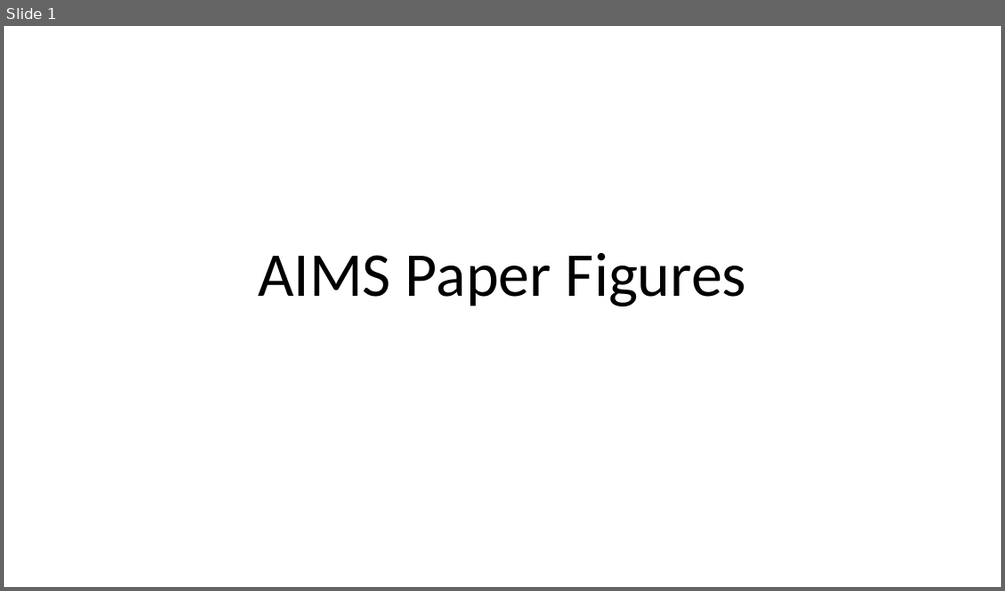
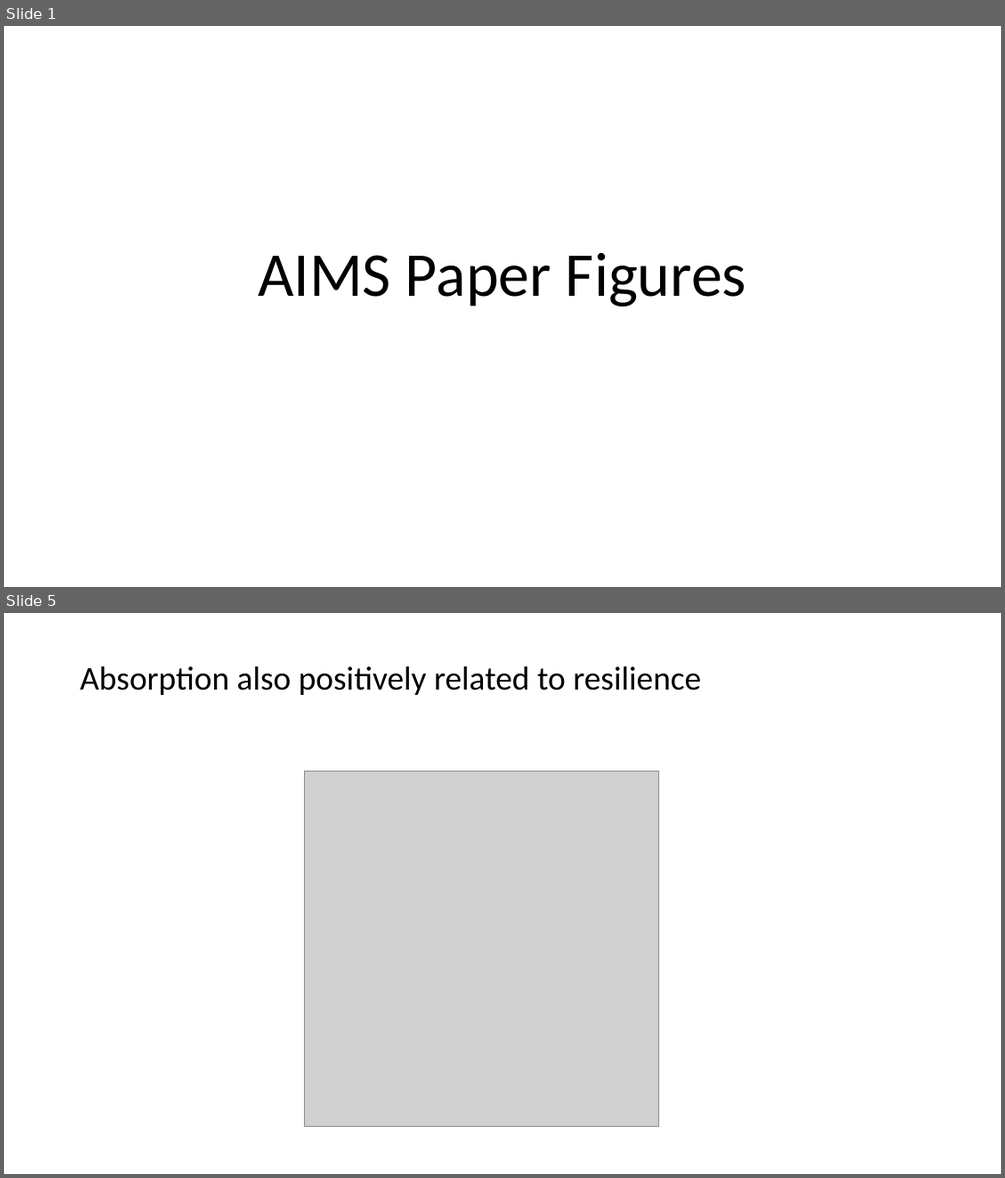
Before and after one commit to njk2136/TEAM, a slide deck: figures/AIMS_paper/AIMS_paperfigures.pptx. Shown one above the other, each under a label of ours: slide 1 before the commit, slides 1 and 5 after it; the slides between them are not shown. The pictures are 1005x591 and 1005x1178 pixels, drawn with LibreOffice and Linux fonts; fonts in the diff are those of the drawing; grey boxes stand for pictures. Boxes give left, top, right and bottom in pixels: in the first picture for what was removed or moved away, otherwise in the second. Text is boxed around its words. In the diff, an @@ line names an element or a change of style, - is before the commit and + after.

Commit message:
adding figures to slide deck for AIMS

```diff
--- a/figures/AIMS_paper/AIMS_paperfigures.pptx
+++ b/figures/AIMS_paper/AIMS_paperfigures.pptx
@@ slide 5 added at [4, 613, 1001, 1174], background #FFFFFF @@
@@ title added at [80, 666, 701, 695], 32 pt, text #000000 @@
+Absorption also positively related to resilience
@@ picture added at [304, 771, 659, 1127] @@
```
Also in this commit, not shown: 7 other slides added.
